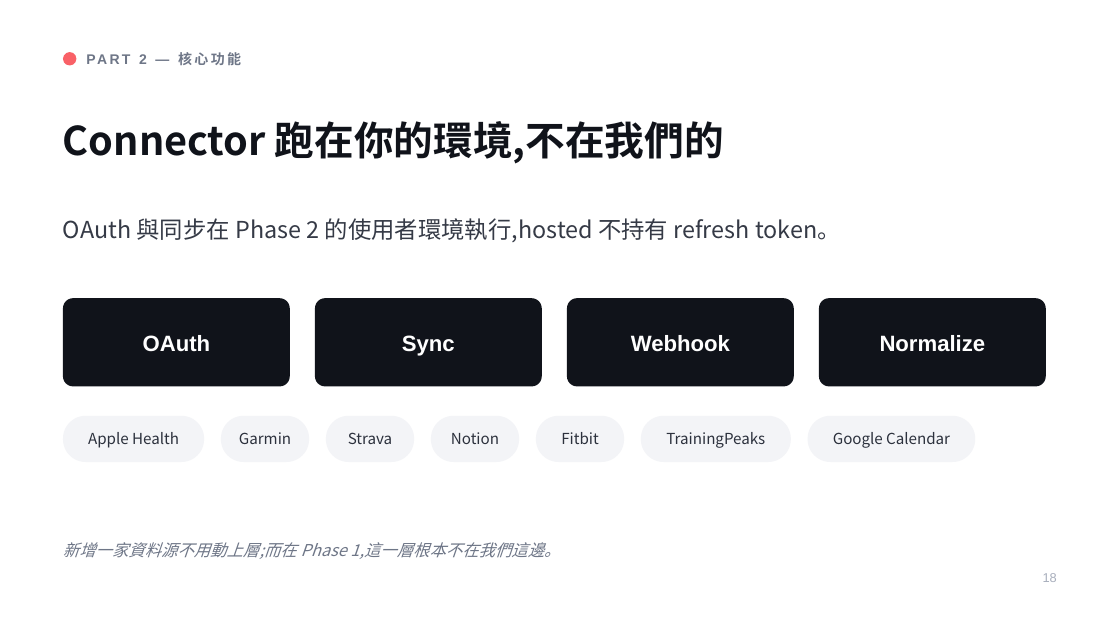
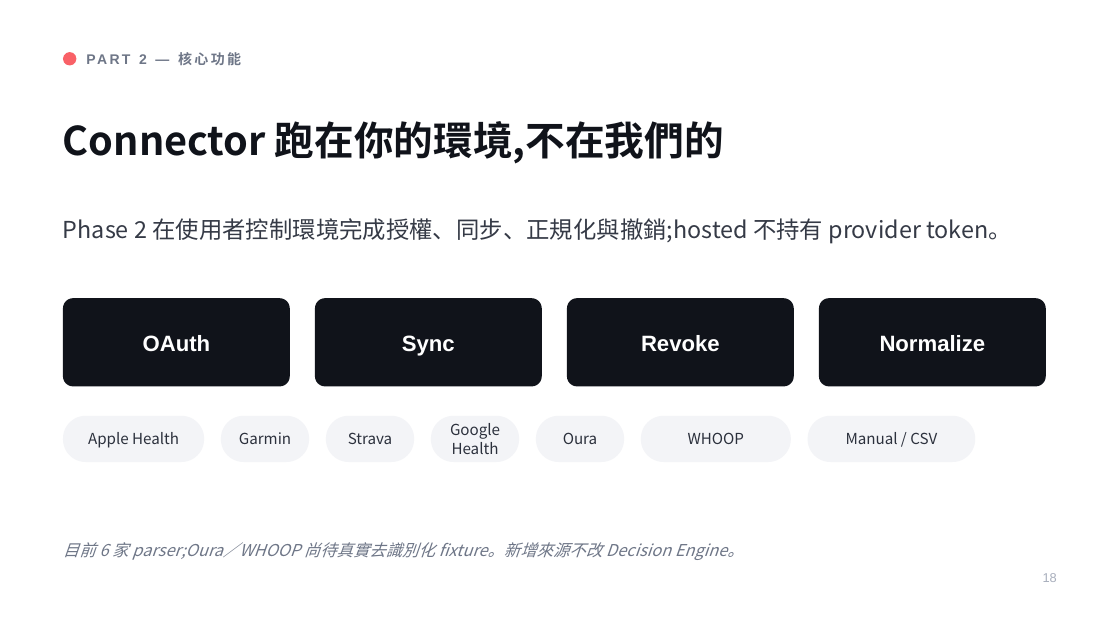
Before and after one commit to henryyeh182/evidra, a slide deck: slide 18 of docs/Fitness-MCP-Product-Vision.pptx. Drawn at 1120x630 pixels with LibreOffice and Linux fonts; fonts in the diff are those of the drawing. Boxes give left, top, right and bottom in pixels: in the first picture for what was removed or moved away, otherwise in the second. Text is boxed around its words. In the diff, an @@ line names an element or a change of style, - is before the commit and + after.

Commit message:
Complete Phase 0 product and privacy contract

```diff
--- a/docs/Fitness-MCP-Product-Vision.pptx
+++ b/docs/Fitness-MCP-Product-Vision.pptx
@@ text at (63,218,1012,244): text changed @@
-OAuth 與同步在 Phase 2 的使用者環境執行,hosted 不持有 refresh token。
+Phase 2 在使用者控制環境完成授權、同步、正規化與撤銷;hosted 不持有 provider token。
@@ text at (641,335,720,352): text changed @@
-Webhook
+Revoke
@@ text at (450,423,500,454): text changed @@
-Notion
+Google Health
@@ text at (563,432,597,444): text changed @@
-Fitbit
+Oura
@@ text at (688,432,744,444): text changed @@
-TrainingPeaks
+WHOOP
@@ text at (846,432,937,444): text changed @@
-Google Calendar
+Manual / CSV
@@ text at (63,542,744,560): text changed @@
-新增一家資料源不用動上層;而在 Phase 1,這一層根本不在我們這邊。
+目前 6 家 parser;Oura／WHOOP 尚待真實去識別化 fixture。新增來源不改 Decision Engine。
```
Also in this commit, not shown: 9 other slides changed, 39 other files.
